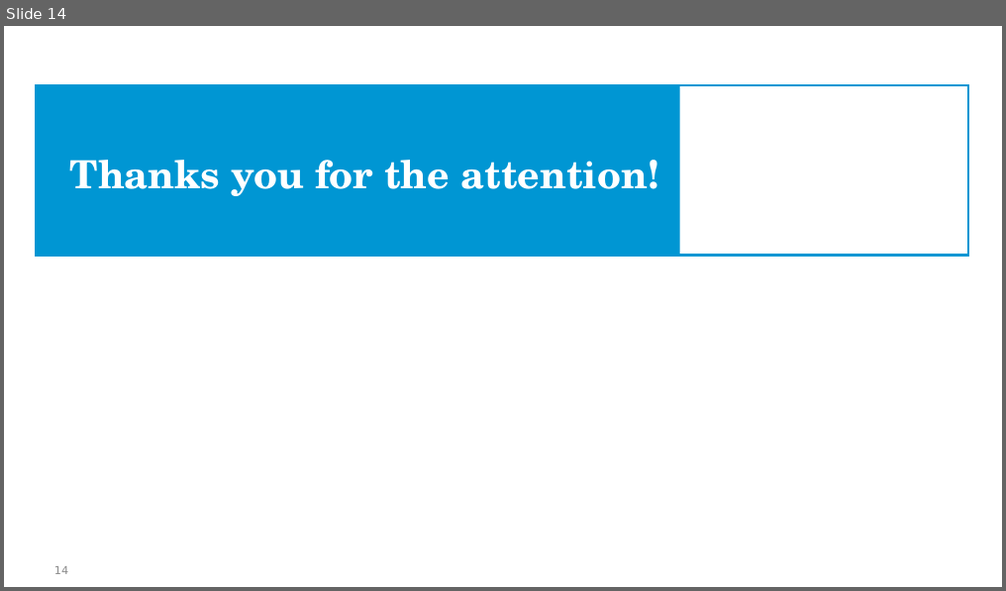
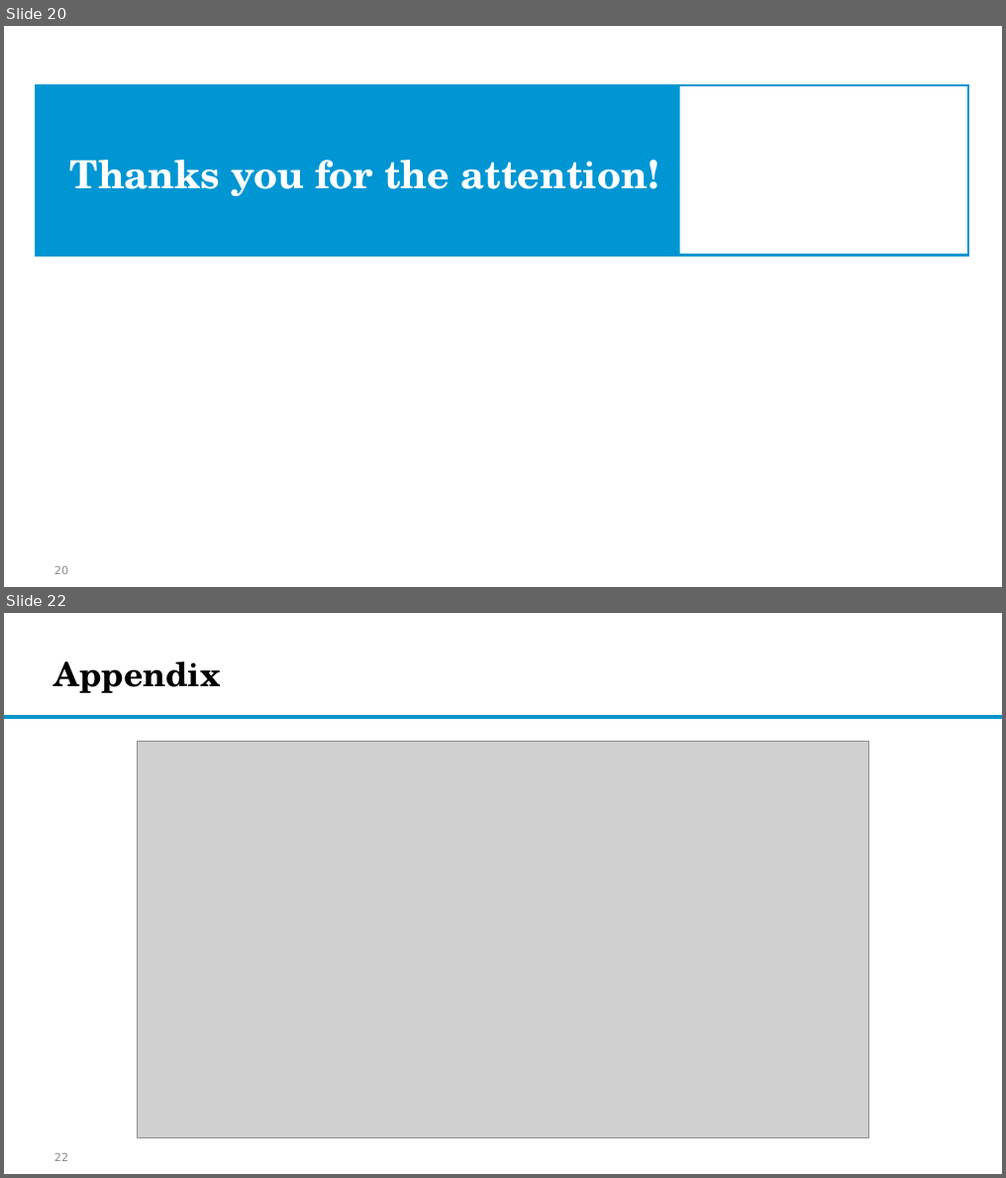
Before and after one commit to EliaDG/EU-Core-Periphery-Division-in-the-wake-of-Deglobalization, a slide deck: 03_final_data/Global Imbalances and Core-Periphery Model in the EU.pptx. Shown one above the other, each under a label of ours: slide 14 before the commit, slides 20 and 22 after it; the slides between them are not shown. The pictures are 1006x591 and 1006x1178 pixels, drawn with LibreOffice and Linux fonts; fonts in the diff are those of the drawing; grey boxes stand for pictures; background and template pictures are left out. Boxes give left, top, right and bottom in pixels: in the first picture for what was removed or moved away, otherwise in the second. Text is boxed around its words. In the diff, an @@ line names an element or a change of style, - is before the commit and + after.

```diff
--- a/03_final_data/Global Imbalances and Core-Periphery Model in the EU.pptx
+++ b/03_final_data/Global Imbalances and Core-Periphery Model in the EU.pptx
@@ slide 22 added at bbox=[4, 613, 1002, 1174], background #FFFFFF @@
@@ title added at bbox=[54, 662, 221, 693], 24 pt, text #000000, bold @@
+Appendix
@@ rectangle added at bbox=[4, 716, 1002, 718], fill #0C94B7, outline #0096D3 1 pt @@
@@ picture added at bbox=[137, 741, 869, 1138] @@
@@ page number added at bbox=[54, 1154, 68, 1161], 8 pt, text #8C8C8C @@
+22
@@ what was slide 14 is now slide 20 @@
@@ page number at bbox=[54, 567, 68, 574]: text changed @@
-14
+20
```
Also in this commit, not shown: 6 slides changed, 16 other slides added, 7 slides removed, 11 other files.
